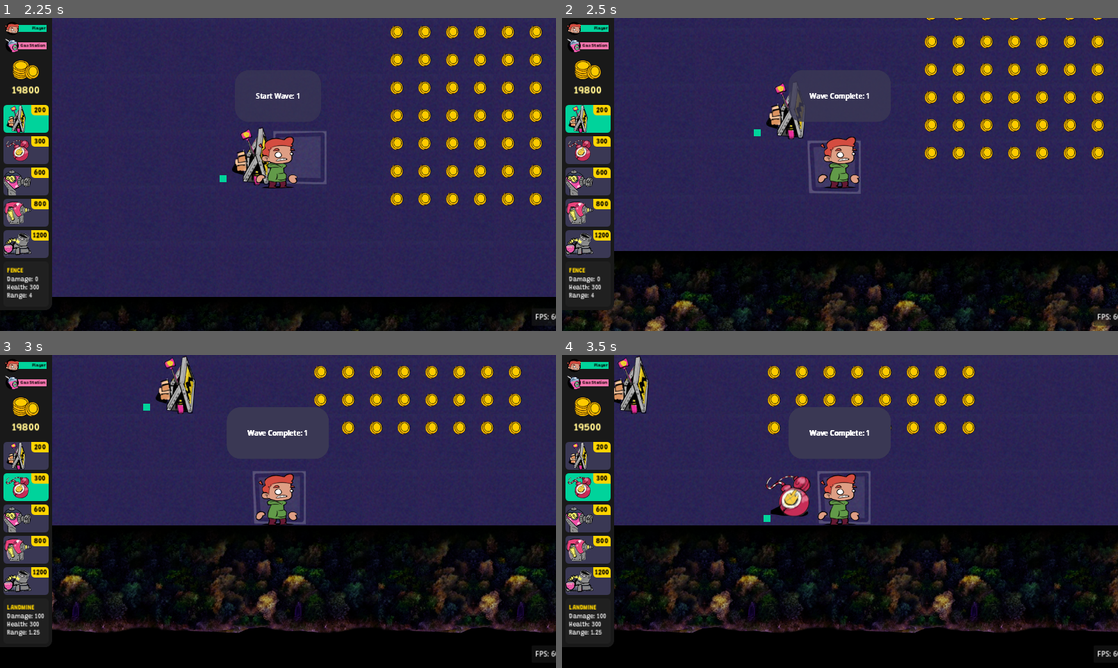
Above: before the commit, frames 1-4 (two rows, left to right).
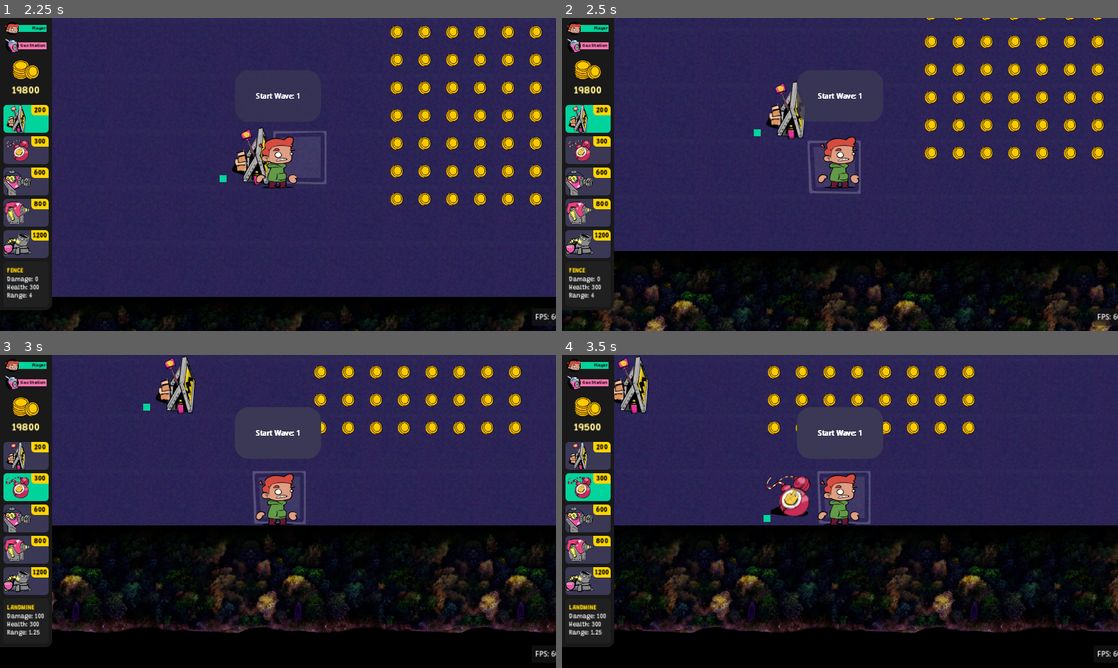
Above: after the commit, the same moments.

Repository: Slushie-Defense/Slushie
Game: Godot game, scene res://UserInterface/SplashScreen/SplashScreen.tscn
Two runs of this game, one before a commit and one after it. Both use one fixed random seed, a clock stepped at 60 frames per second and the inputs below. Sound files missing from this copy of the repository are replaced by a short silence.
Inputs:
- Up to frame 1 (2.25 s): click "Start" at 0.5 s; tap Enter (StartButton) at 1.25 s; hold Right (RightButton) 1.28-2.03 s; hold Shift (ActionButton) 1.28-2.03 s; hold Down (DownButton) from 2.03 s (still down); tap Shift (ActionButton) at 2.1 s
- Up to frame 2 (2.5 s): keep holding Down (DownButton)
- Up to frame 3 (3 s): release Down (DownButton) at 2.78 s; hold Right (RightButton) from 2.78 s (still down); hold E (SelectItemButton) from 2.78 s (still down)
- Up to frame 4 (3.5 s): keep holding Right (RightButton); keep holding E (SelectItemButton); tap Shift (ActionButton) at 3.05 s

Frame 1 is identical in both runs. In frame 2, 0.3% of the frame differs, in the area x 40-56%, y 20-34%; in frame 3, 0.2%; in frame 4, 0.2%.

Commit message:
Wave Manager Support
Functions to assist with wave design and setup

Diff:
--- a/Entities/Managers/WaveManager/GroupSpawn.gd
+++ b/Entities/Managers/WaveManager/GroupSpawn.gd
@@ -19,3 +19,15 @@
 @export var spawn_delay_time : float = 0.5
 # Spawn one at a time
 @export var spawn_method = spawn_type.RANDOM_ANY
+
+func _init(
+	basicn: int, gruntn: int, spittern: int, tankn: int, floatern: int,
+	gdelay: float, sdelay: float
+):
+	basic = basicn
+	grunt = gruntn
+	spitter = spittern
+	tank = tankn
+	floater = floatern
+	group_delay_time = gdelay
+	spawn_delay_time = sdelay
--- a/Entities/Managers/WaveManager/Wave.gd
+++ b/Entities/Managers/WaveManager/Wave.gd
@@ -8,3 +8,24 @@
 @export var bottom_portal : bool = false
 
 @export var enemy_group_list : Array[GroupSpawn] #Array of EnemySpawnInfo Resources
+
+func _init(
+	p1: bool, p2: bool, p3: bool, p4: bool, p5: bool
+):
+	top_portal = p1
+	middle_top_portal = p2
+	middle_portal = p3
+	middle_bottom_portal = p4
+	bottom_portal = p5
+
+func appendGroup(
+	g1: int, g2: int, g3: int, g4: int, g5:int,
+	gdelay: float, sdelay: float,
+	spawnMethod: GroupSpawn.spawn_type = -1
+):
+	var newGroup = GroupSpawn.new(g1, g2, g3, g4, g5, gdelay, sdelay)
+	enemy_group_list.append(newGroup)
+	if (spawnMethod == -1):
+		newGroup.spawn_method = GroupSpawn.spawn_type.RANDOM_ANY
+	else:
+		newGroup.spawn_method = spawnMethod
--- /dev/null
+++ b/Levels/Level1.gd
@@ -0,0 +1,23 @@
+extends Node2D
+
+
+# Called when the node enters the scene tree for the first time.
+func _ready():
+	var wm = $WaveManager
+	var curGroup
+	var curWave
+
+	curWave = Wave.new(false, false, true, false, false);
+	curWave.appendGroup(5, 0, 0, 0, 0, 5, 1, GroupSpawn.spawn_type.ALL_AT_ONCE)
+	curWave.appendGroup(0, 3, 0, 0, 0, 3, 1)
+	wm.waves.append(curWave)
+
+	curWave = Wave.new(false, true, true, true, false);
+	curWave.appendGroup(17, 0, 0, 0, 0, 3, 1, GroupSpawn.spawn_type.ALL_AT_ONCE)
+	wm.waves.append(curWave)
+
+	pass # Replace with function body.
+
+# Called every frame. 'delta' is the elapsed time since the previous frame.
+func _process(delta):
+	pass
--- a/Levels/Level1.tscn
+++ b/Levels/Level1.tscn
@@ -1,9 +1,10 @@
-[gd_scene load_steps=13 format=3 uid="uid://chejjmfnqqb3"]
+[gd_scene load_steps=14 format=3 uid="uid://chejjmfnqqb3"]
 
 [ext_resource type="PackedScene" uid="uid://d05a21782kpoa" path="res://Entities/Camera/Camera.tscn" id="1_0xhkv"]
 [ext_resource type="PackedScene" uid="uid://bj2450c708xsx" path="res://Entities/Player/Player.tscn" id="1_46qfd"]
 [ext_resource type="PackedScene" uid="uid://d1vyrdmd23lcq" path="res://Entities/Portals/Portal.tscn" id="1_76lsd"]
 [ext_resource type="PackedScene" uid="uid://d1iguupefij64" path="res://Entities/Managers/WaveManager/WaveManager.tscn" id="1_cqx0q"]
+[ext_resource type="Script" path="res://Levels/Level1.gd" id="1_ftbg0"]
 [ext_resource type="PackedScene" uid="uid://bb541y6133q8o" path="res://Entities/Environment/GroundTexture.tscn" id="1_xivym"]
 [ext_resource type="Resource" uid="uid://df1kqs6hna3g6" path="res://Entities/Managers/WaveManager/Waves/Wave1.tres" id="2_rq2um"]
 [ext_resource type="Resource" uid="uid://dllntvbnjdyqh" path="res://Entities/Managers/WaveManager/Waves/Wave2.tres" id="3_7woyg"]
@@ -16,6 +17,7 @@
 size = Vector2(96, 1024)
 
 [node name="Level1" type="Node2D"]
+script = ExtResource("1_ftbg0")
 
 [node name="WaveManager" parent="." instance=ExtResource("1_cqx0q")]
 waves = Array[Resource("res://Entities/Managers/WaveManager/Wave.gd")]([ExtResource("2_rq2um"), ExtResource("3_7woyg")])
